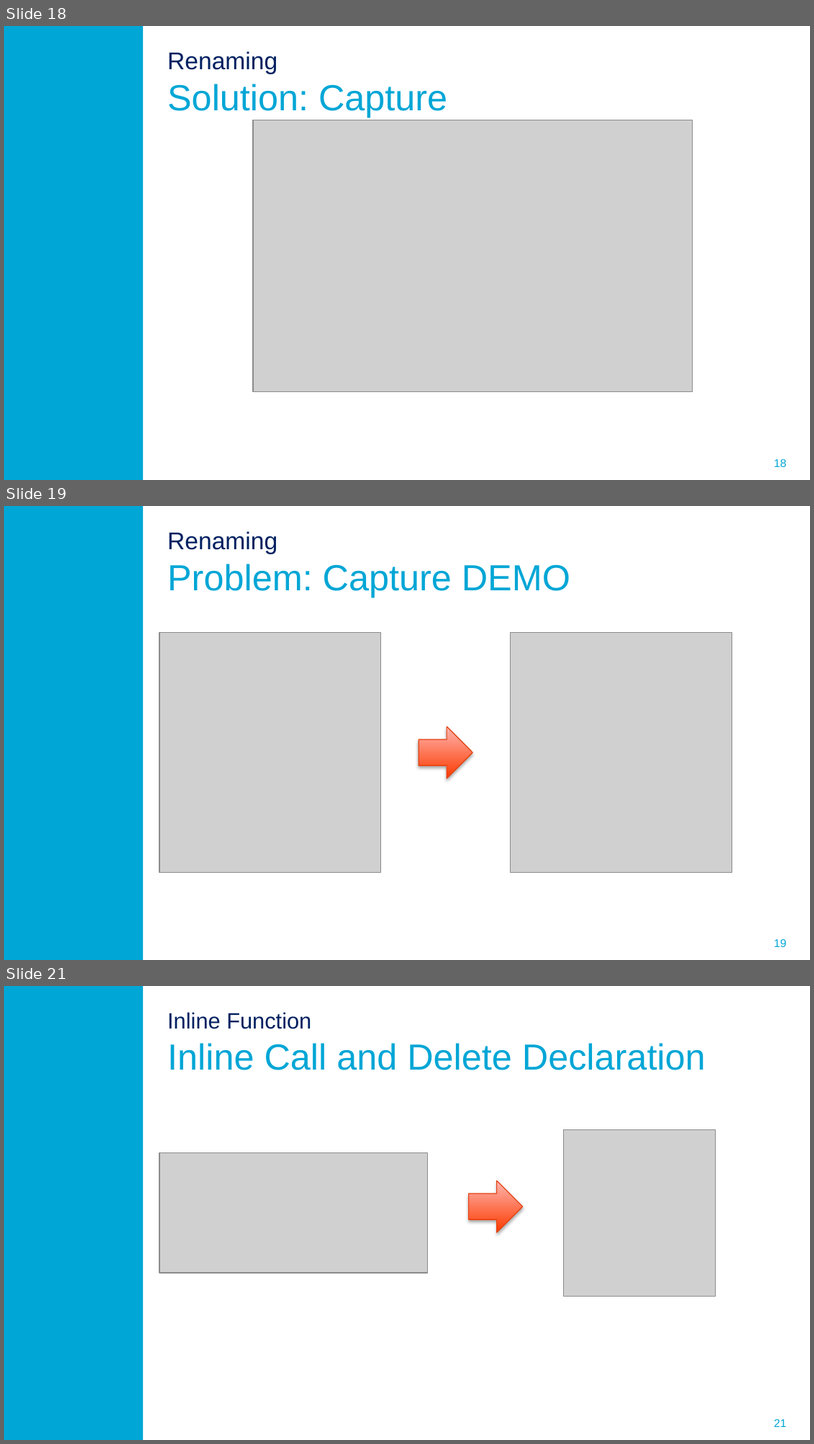
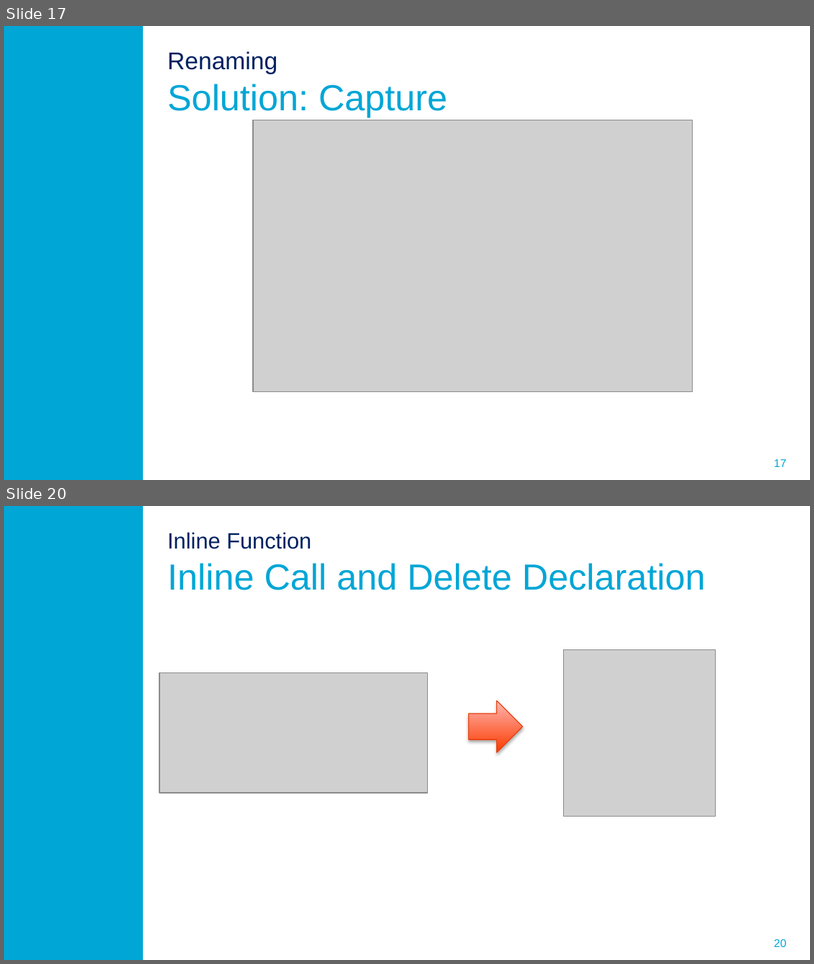
Before and after one commit to ProMisDev/metaborg-tiger, a slide deck: presentation/Misteli_Refactoring_in_Spoofax.pptx. Shown one above the other, each under a label of ours: slides 18, 19 and 21 before the commit, slides 17 and 20 after it; the slides between them are not shown. The pictures are 814x1444 and 814x964 pixels, drawn with LibreOffice and Linux fonts; fonts in the diff are those of the drawing; grey boxes stand for pictures; background and template pictures are left out. Boxes give left, top, right and bottom in pixels: in the first picture for what was removed or moved away, otherwise in the second. Text is boxed around its words. In the diff, an @@ line names an element or a change of style, - is before the commit and + after.

```diff
--- a/presentation/Misteli_Refactoring_in_Spoofax.pptx
+++ b/presentation/Misteli_Refactoring_in_Spoofax.pptx
@@ slide 19 removed at (4, 506, 810, 960), background #FFFFFF; not listed: 2 template elements that a slide beside it also shows @@
@@ title removed at (167, 531, 571, 597) @@
-Renaming
-Problem: Capture DEMO
@@ picture removed at (160, 633, 381, 873) @@
@@ picture removed at (510, 633, 732, 873) @@
@@ right arrow removed at (419, 726, 473, 777) @@
@@ what was slide 18 is now slide 17 @@
@@ page number at (774, 459, 787, 467): text changed @@
-18
+17
@@ what was slide 21 is now slide 20 @@
@@ page number at (774, 939, 787, 947): text changed @@
-21
+20
```
Also in this commit, not shown: 6 slides changed, 1 slide added, 3 other files.
